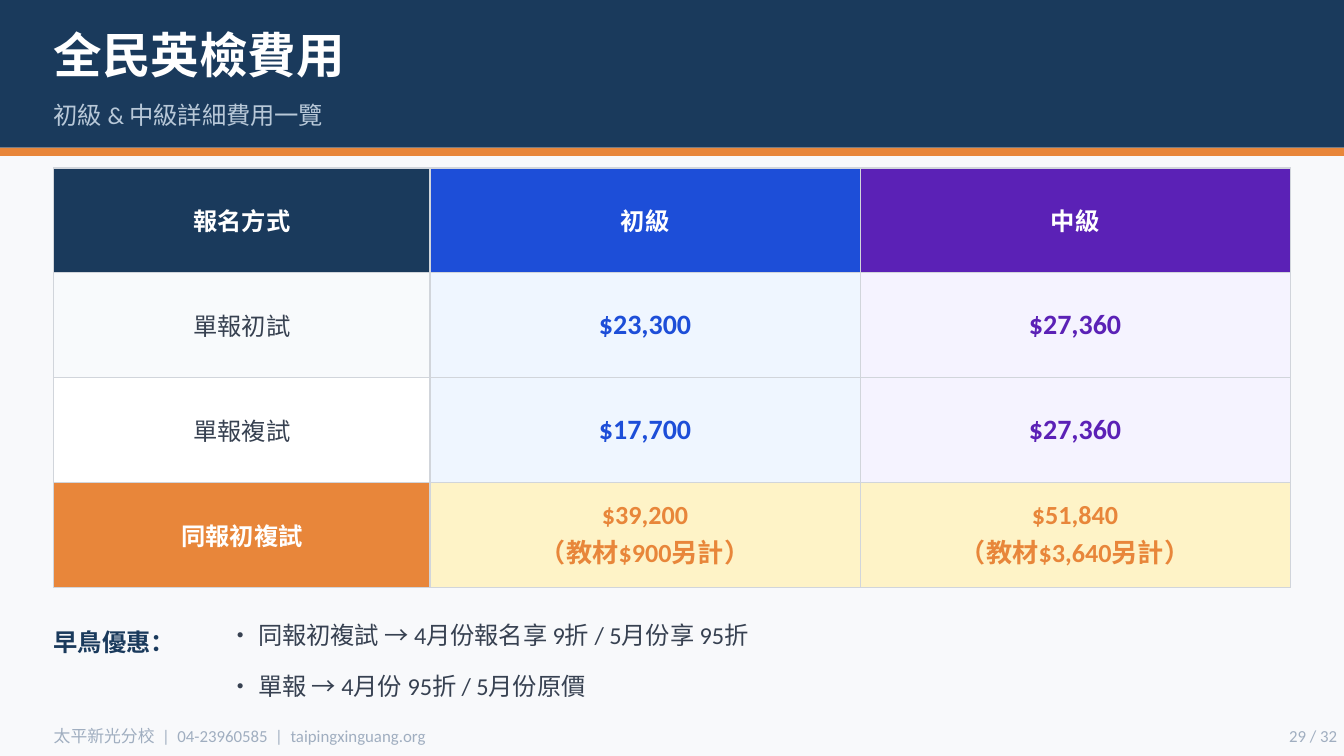
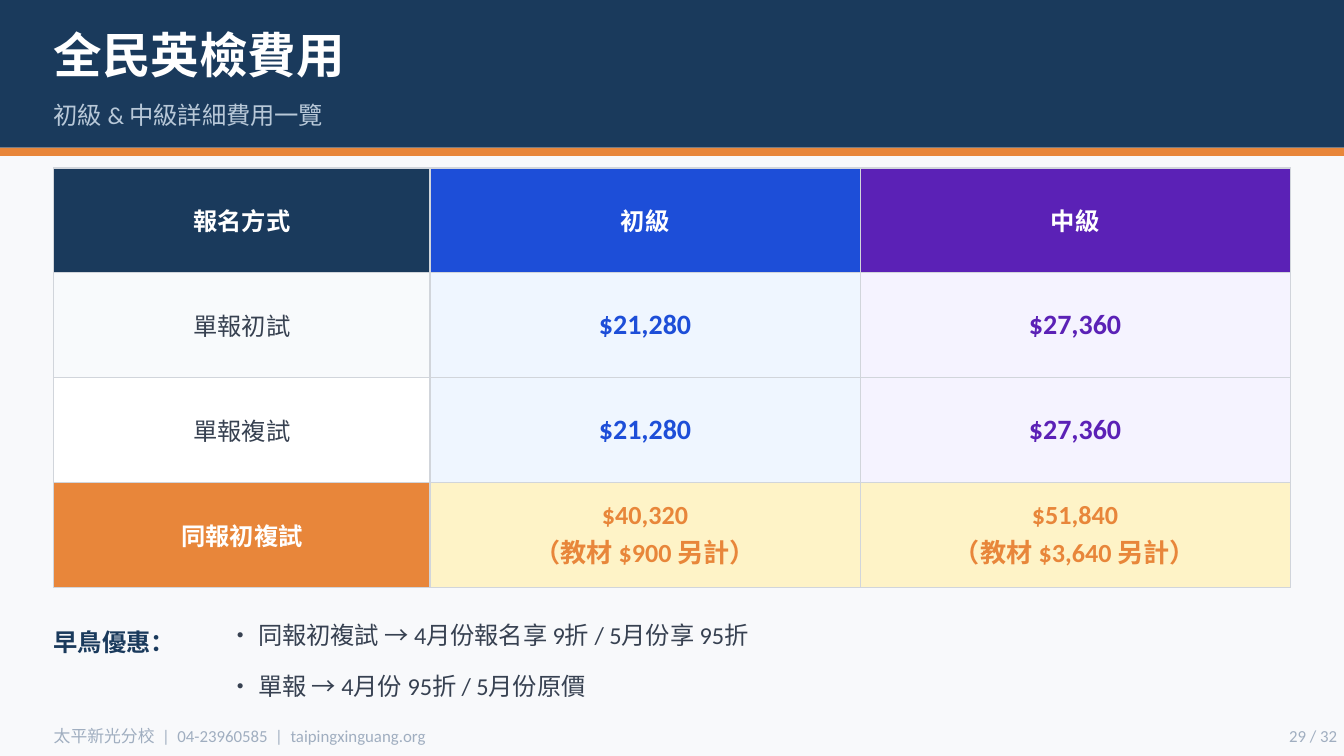
Before and after one commit to miyutang1980/xinguang-admin, a slide deck: slide 29 of parent-presentation.pptx. Drawn at 1344x756 pixels with LibreOffice and Linux fonts; fonts in the diff are those of the drawing. Boxes give left, top, right and bottom in pixels: in the first picture for what was removed or moved away, otherwise in the second. Text is boxed around its words. In the diff, an @@ line names an element or a change of style, - is before the commit and + after.

Commit message:
修正全民英檢初級早鳥折後價（$21,280/$21,280/$40,320 — 2hr×$350×32堂）

```diff
--- a/parent-presentation.pptx
+++ b/parent-presentation.pptx
@@ table at (54, 168, 1290, 587) @@
-row 2, column 2: $23,300
+row 2, column 2: $21,280
-row 3, column 2: $17,700
+row 3, column 2: $21,280
-row 4, column 2: $39,200 / （教材$900另計）
+row 4, column 2: $40,320 / （教材 $900 另計）
-row 4, column 3: $51,840 / （教材$3,640另計）
+row 4, column 3: $51,840 / （教材 $3,640 另計）
```
